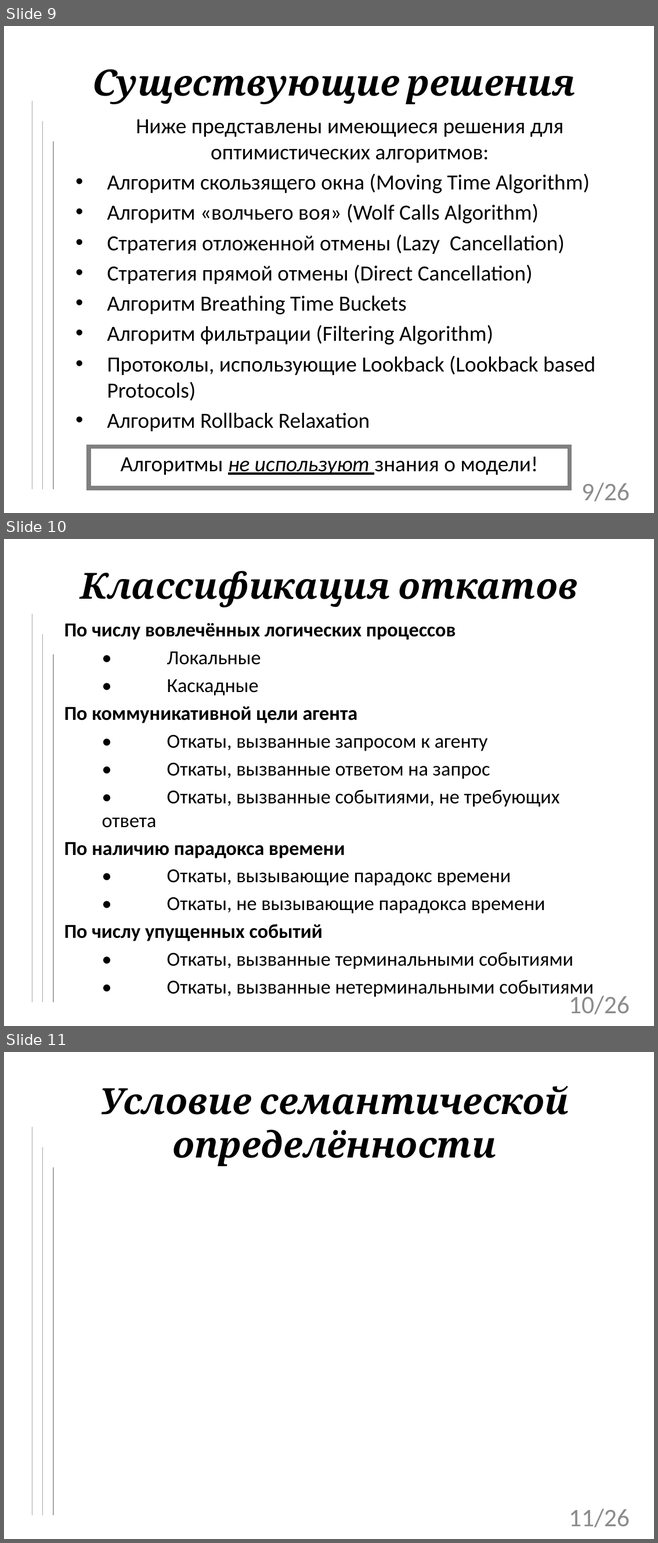
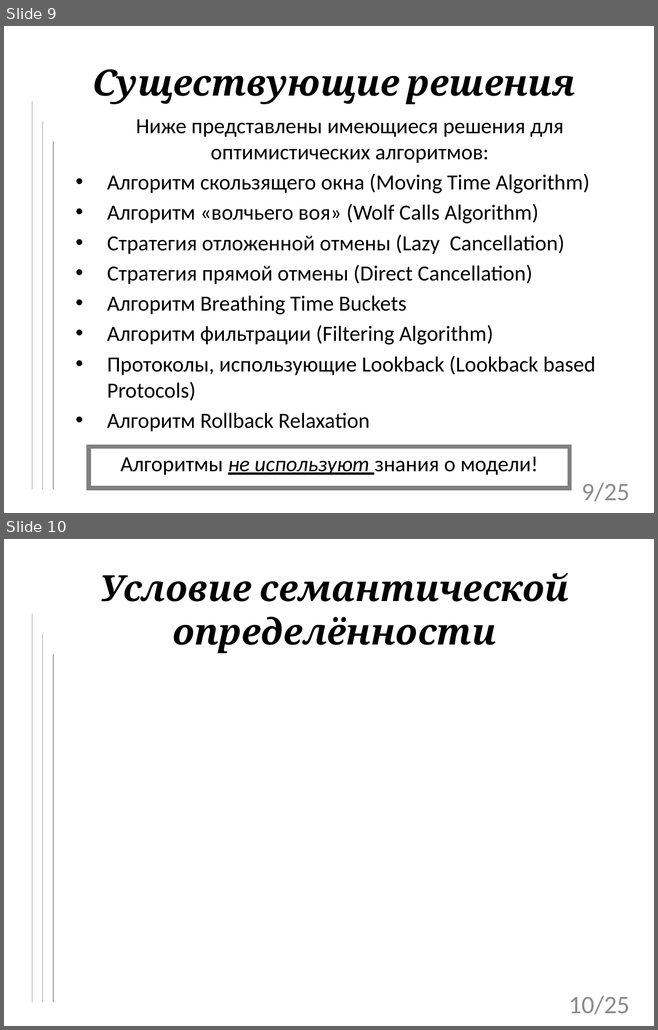
Before and after one commit to tom-trix/SynchAlgorithms, a slide deck: text/Mitrakov.pptx. Shown one above the other, each under a label of ours: slides 9, 10 and 11 before the commit, slides 9 and 10 after it. The pictures are 658x1543 and 658x1030 pixels, drawn with LibreOffice and Linux fonts; fonts in the diff are those of the drawing; grey boxes stand for pictures; background and template pictures are left out. Boxes give left, top, right and bottom in pixels: in the first picture for what was removed or moved away, otherwise in the second. Text is boxed around its words. In the diff, an @@ line names an element or a change of style, - is before the commit and + after.

```diff
--- a/text/Mitrakov.pptx
+++ b/text/Mitrakov.pptx
@@ slide 10 removed at box(4, 539, 654, 1026), background picture (left out) @@
@@ title removed at box(80, 571, 578, 607) @@
-Классификация откатов
@@ line removed from (32, 614) to (32, 1003) @@
@@ subtitle removed at box(64, 623, 593, 999) @@
-По числу вовлечённых логических процессов
-• Локальные
-• Каскадные
-По коммуникативной цели агента
-• Откаты, вызванные запросом к агенту
-• Откаты, вызванные ответом на запрос
-• Откаты, вызванные событиями, не требующих ответа
-По наличию парадокса времени
-• Откаты, вызывающие парадокс времени
-• Откаты, не вызывающие парадокса времени
-По числу упущенных событий
-• Откаты, вызванные терминальными событиями
-• Откаты, вызванные нетерминальными событиями
@@ line removed from (42, 635) to (42, 1003) @@
@@ line removed from (53, 654) to (53, 1003) @@
@@ page number removed at box(568, 993, 629, 1015) @@
-10/26
@@ page number at box(581, 483, 629, 502): text changed @@
-9/26
+9/25
@@ what was slide 11 is now slide 10 @@
@@ page number at box(568, 996, 629, 1015): text changed @@
-11/26
+10/25
```
Also in this commit, not shown: 4 slides changed, 1 slide added, 1 other slide removed, 1 other file.
